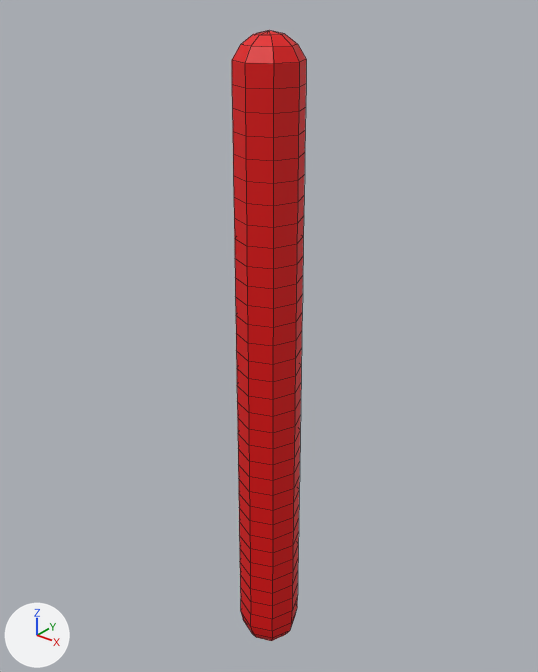
An edit to the Blender file assets/leg/leg.blend, drawn before and after from the same camera.
One viewpoint serves both versions: a 50 mm lens placed at (0.609, -0.761, 1.061), pointed at (-0.022, 0.027, 0.572). Every picture has the same lights, and +X, +Y and +Z are marked at lower left. Mesh edges are drawn as thin lines.
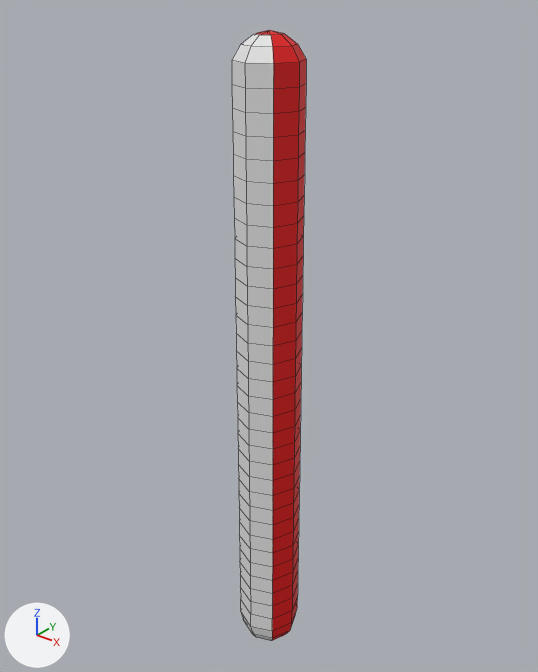
What changed in the scene script:
```text
Add mat_material_002:
    mat_material_002 = principled_material('Material.002')
    mat_material_002.base_color = (0.0, 0.8, 0.0033)  # green #00e70b
Add mat_material_001:
    mat_material_001 = principled_material('Material.001')
    mat_material_001.base_color = (0.8, 0.8, 0.8)  # white #e7e7e7
Change me_sphere_002:
    where me_sphere_002.from_pydata(...)  # 306 vertices, 312 faces; spans x -0.05..0.05, y -0.05..0.05, z 0.0..1.0
    used by ob_sphere; location = (0.0, 0.0, 0.0); rotation_euler = (0.0, 0.0, -3.142), in degrees (0, 0, -180)
    me_sphere_002 part 1: all 74 faces centred in x -0.018..0.018, y 0.023..0.043, z 0.01..0.99 switch from mat_material (red #e70002) to mat_material_001 (white #e7e7e7)
    add me_sphere_002.materials.append(mat_material_002)  # green #00e70b
```

What differs and where, as boxes (x1, y1, x2, y2) in the pictures (538 x 672 px):
part 1 of me_sphere_002, recoloured (red to white)
    both: (232, 34, 274, 641)
